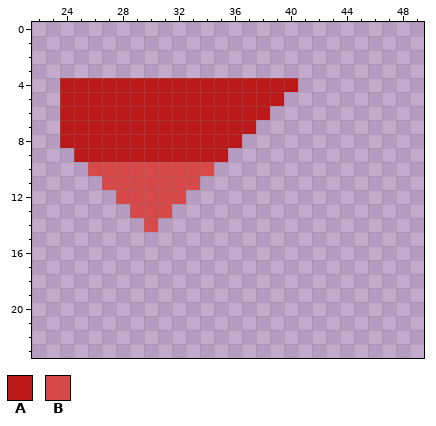
One commit to this pixel-art file: Assets/GUI/Stats/Health Bar.aseprite. That is the earlier state.
160x32 pixels, 1 frame. Shown: x 22..49, y 0..23.
Palette (. is transparent): A #bc1a1a  B #d74949
Pixels before, first column x 24:
 4 AAAAAAAAAAAAAAAAA
 5 AAAAAAAAAAAAAAAA.
 6 AAAAAAAAAAAAAAA..
 7 AAAAAAAAAAAAAA...
 8 AAAAAAAAAAAAA....
 9 .AAAAAAAAAAA.....
10 ..BBBBBBBBB......
11 ...BBBBBBB.......
12 ....BBBBB........
13 .....BBB.........
14 ......B..........
The result:
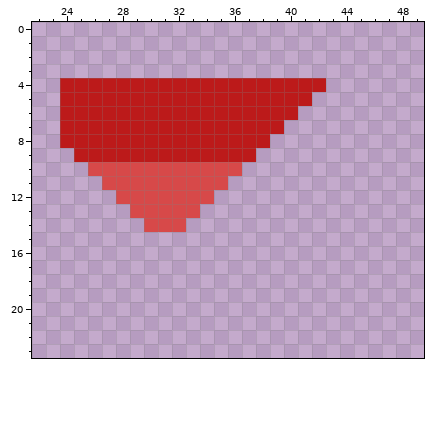
What changed:
Changed rows in their new state; - is an unchanged pixel.
Layer "Layer 3":
first column x 31:
 4 ----------AA
 5 ---------AA-
 6 --------AA--
 7 -------AA---
 8 ------AA----
 9 -----AA-----
10 ----BB------
11 ---BB-------
12 --BB--------
13 -BB---------
14 BB----------
Where, in picture pixels (left, top, right, bottom), the same in both pictures:
added: (158, 78, 326, 232)
